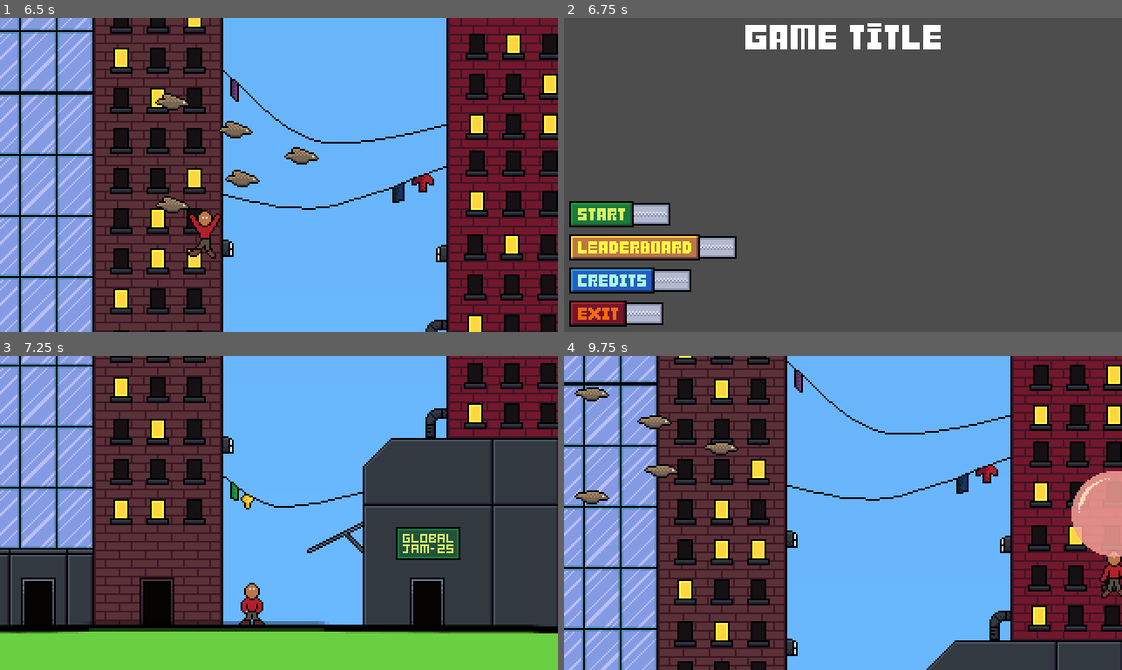
Above: before the commit, frames 1-4 (two rows, left to right).
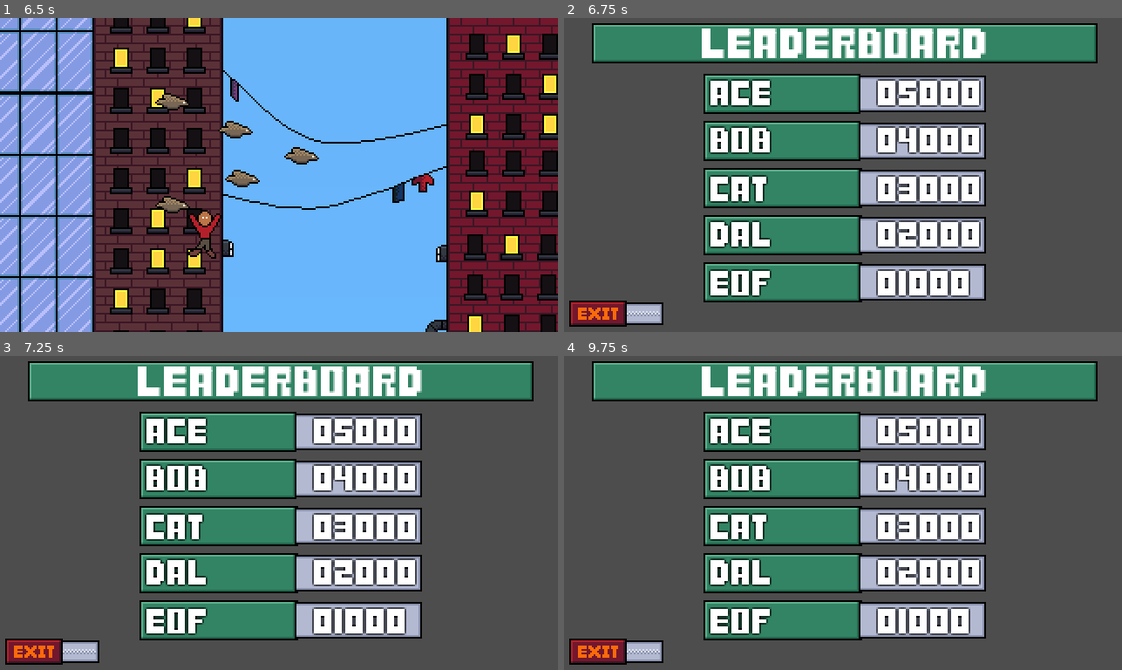
Above: after the commit, the same moments.

Repository: eagle-eye-scouter/GGJ_BubbleBlowing
Game: Godot game, scene res://scenes/main_menu.tscn
Two runs of this game, one before a commit and one after it. Both use one fixed random seed, a clock stepped at 60 frames per second and the inputs below.
Inputs (mouse positions are in pixels of both pictures, inside the frame that each line leads up to):
- Up to frame 1 (6.5 s): click (89, 247) at 0.5 s; click (50, 313) at 1.25 s; click (89, 212) at 2 s; tap Enter (ui_accept) at 2.75, 3.02, 3.05, 3.32, 3.6, 3.77, 4.07, 4.55, 5.27, 5.57 s; hold Space (player_breath) 2.78-3.53 s; hold W (player_up) 2.78-4.28 s; tap Space (player_breath) at 3.8, 5.1 s; hold Space (player_breath) 4.28-5.03 s; hold A (player_left) 4.28-5.78 s; hold S (player_down) from 5.78 s (still down); hold Enter (ui_accept) from 5.78 s (still down)
- Up to frame 2 (6.75 s): release S (player_down) at 6.53 s; release Enter (ui_accept) at 6.53 s; hold D (player_right) from 6.53 s (still down); tap Space (player_breath) at 6.6 s
- Up to frame 3 (7.25 s): keep holding D (player_right); tap Enter (ui_accept) at 6.77, 7.07 s
- Up to frame 4 (9.75 s): release D (player_right) at 7.28 s; hold W (player_up) 7.28-8.03 s; hold Space (player_breath) 7.28-8.03 s; tap Enter (ui_accept) at 7.55, 8.1, 8.27, 8.57, 8.75, 9.02, 9.05, 9.32 s; hold D (player_right) from 8.03 s (still down); tap Space (player_breath) at 8.3, 9.6 s; hold Space (player_breath) 8.78-9.53 s

Frame 1 is identical in both runs. In frame 2, 45% of the frame differs, in the area x 0-96%, y 1-91%; in frame 3, 98%; in frame 4, 99%, in the area x 0-100%, y 0-100%.
Error before the commit: Invalid call. Nonexistent function 'update_name' in base 'Nil'. (res://scripts/scoreboard.gd:155)

Commit message:
Score entry no longer boots to menu

Diff:
--- a/scripts/scoreboard.gd
+++ b/scripts/scoreboard.gd
@@ -102,10 +102,7 @@
 func _input(event: InputEvent):
 	# Score is not noteworthy, don't receive edit inputs
 	if (!entry):
-		if (event.is_action_pressed("ui_accept")):
-			get_tree().change_scene_to_file("res://scenes/main_menu.tscn") # Exit screen
-		else:
-			return
+		return
 
 	# New score on the board
 	if (event.is_action_pressed("ui_down") || event.is_action_pressed("player_down")): # Next letter
@@ -126,7 +123,6 @@
 			update_display()
 			entry = null
 			update_board()
-			get_tree().change_scene_to_file("res://scenes/main_menu.tscn") # Exit screen
 
 # Calculates new alphabet index when selecting letters
 func change_letter(dir: int):
